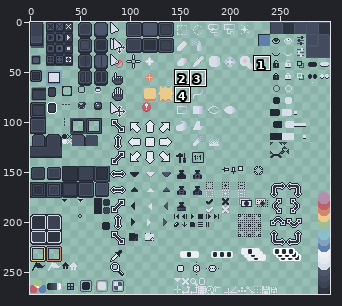
A sprite sheet gets an edit: skins/Nord-Theme/sheet.png. The first picture is a wide view before the edit; the outline marks the close-up.
Close-up. Before the commit:
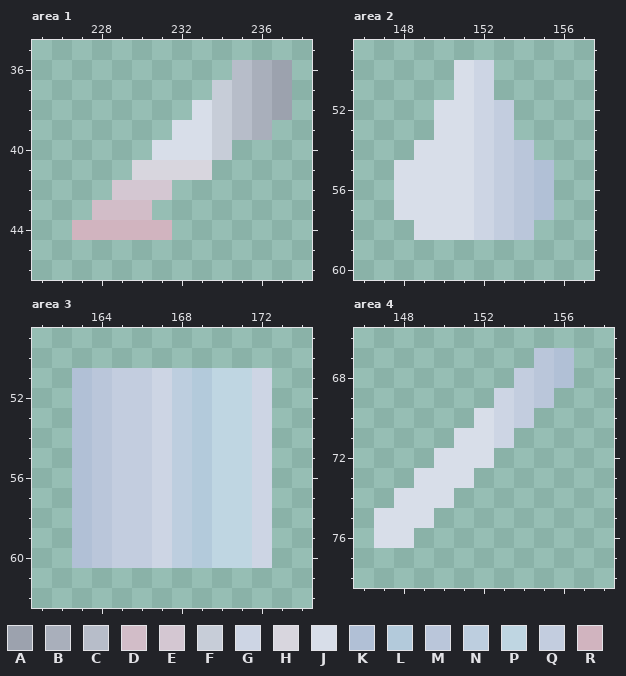
The file is 300x272 pixels. Pixels under 10% opacity are left out. Colours within 5 levels of each other are drawn and written as one. Shown: area 1: x 225..238, y 35..46; area 2: x 146..157, y 49..60; area 3: x 161..174, y 49..62; area 4: x 146..158, y 66..78. The commit also changed other parts of the picture, which this record leaves out.
Palette (. is transparent): A #9ca2ae  B #a9afbb  C #b7bdc9  D #d2bdc8  E #d4c7d2  F #c7cdd8  G #cdd5e4  H #d8d6de  J #d8dee9  K #b1c0d6  L #b3cadb  M #bac6da  N #bdcedf  P #bfd6e2  Q #c3cddf  R #d1b4bf
Pixels before, area 1, first column x 227:
36 ........CBA
37 .......FCBA
38 ......JFCBA
39 .....JJFCB.
40 ....JJJF...
41 ...HHHH....
42 ..EEE......
43 .DDD.......
44 RRRRR......
Pixels before, area 2, first column x 148:
50 ...JG...
51 ...JG...
52 ..JJGQ..
53 ..JJGQ..
54 .JJJGQM.
55 JJJJGQMK
56 JJJJGQMK
57 JJJJGQMK
58 .JJJGQM.
Pixels before, area 3, first column x 163:
51 KMQQGNLPPG
52 KMQQGNLPPG
53 KMQQGNLPPG
54 KMQQGNLPPG
55 KMQQGNLPPG
56 KMQQGNLPPG
57 KMQQGNLPPG
58 KMQQGNLPPG
59 KMQQGNLPPG
60 KMQQGNLPPG
Pixels before, area 4, first column x 147:
67 ........MK
68 .......QMK
69 ......GQM.
70 .....JGQ..
71 ....JJG...
72 ...JJJ....
73 ..JJJ.....
74 .JJJ......
75 JJJ.......
76 JJ........
And afterwards:
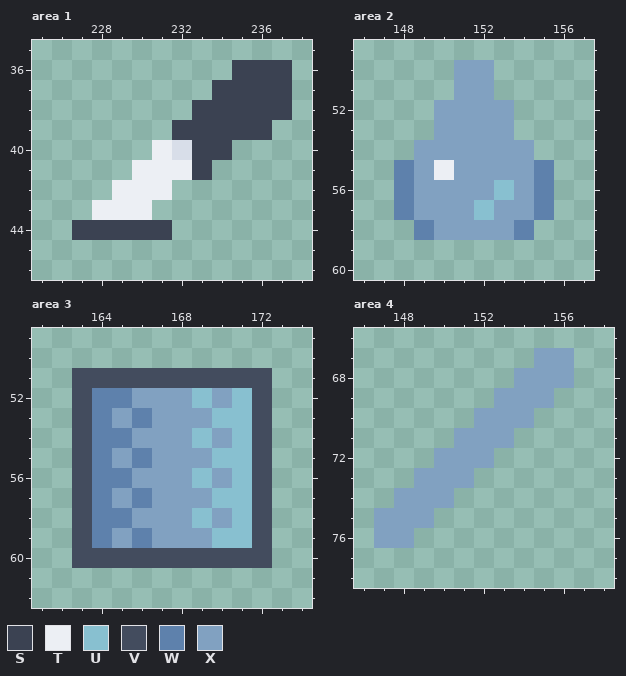
Colours new in this view: S #3b4252  T #eceff4  U #88c0d0  V #434c5e  W #5e81ac  X #81a1c1
The edit:
Changed rows in their new state; - is an unchanged pixel.
Area 1:
first column x 227:
36 --------SSS
37 -------SSSS
38 ------SSSSS
39 -----SSSSS-
40 ----T-SS---
41 ---TTTS----
42 --TTT------
43 -TTT-------
44 SSSSS------
Area 2:
first column x 148:
50 ---XX---
51 ---XX---
52 --XXXX--
53 --XXXX--
54 -XXXXXX-
55 WXTXXXXW
56 WXXXXUXW
57 WXXXUXXW
58 -WXXXXW-
Area 3:
first column x 163:
51 VVVVVVVVVV
52 VWWXXXUXUV
53 VWXWXXXUUV
54 VWWXXXUXUV
55 VWXWXXXUUV
56 VWWXXXUXUV
57 VWXWXXXUUV
58 VWWXXXUXUV
59 VWXWXXXUUV
60 VVVVVVVVVV
Area 4:
first column x 147:
67 --------XX
68 -------XXX
69 ------XXX-
70 -----XXX--
71 ----XXX---
72 ---XXX----
73 --XXX-----
74 -XXX------
75 XXX-------
76 XX--------
Changed places in both close-ups, as pixel boxes (x1, y1, x2, y2):
changed: (72, 60, 292, 240)
changed: (394, 60, 554, 240)
changed: (72, 368, 272, 568)
changed: (374, 348, 574, 548)
